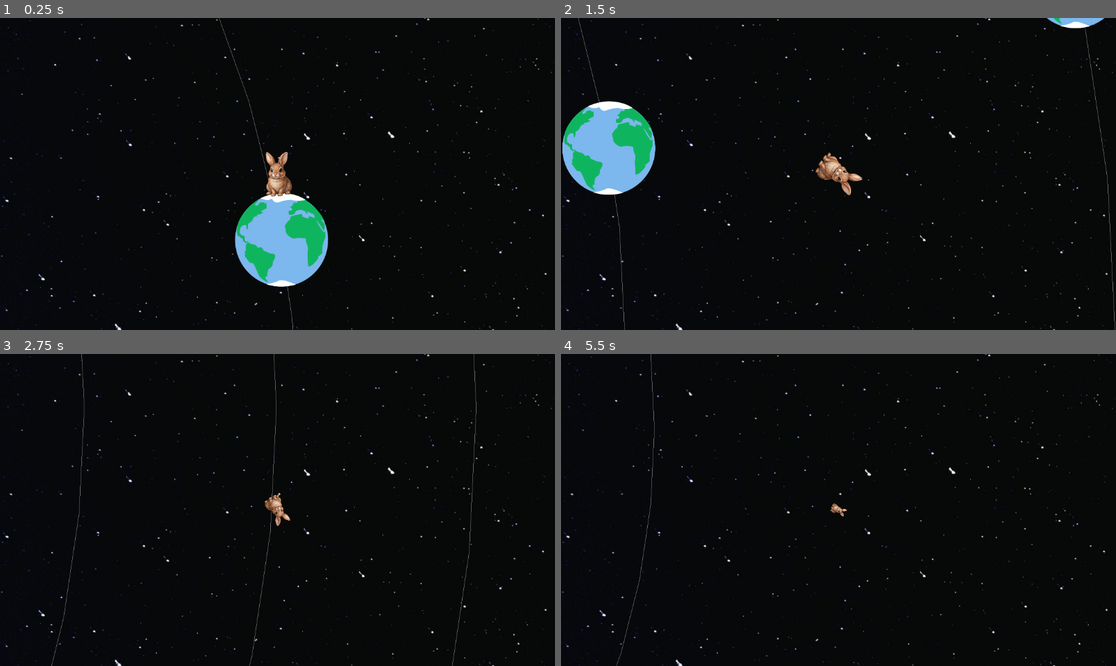
Above: before the commit, frames 1-4 (two rows, left to right).
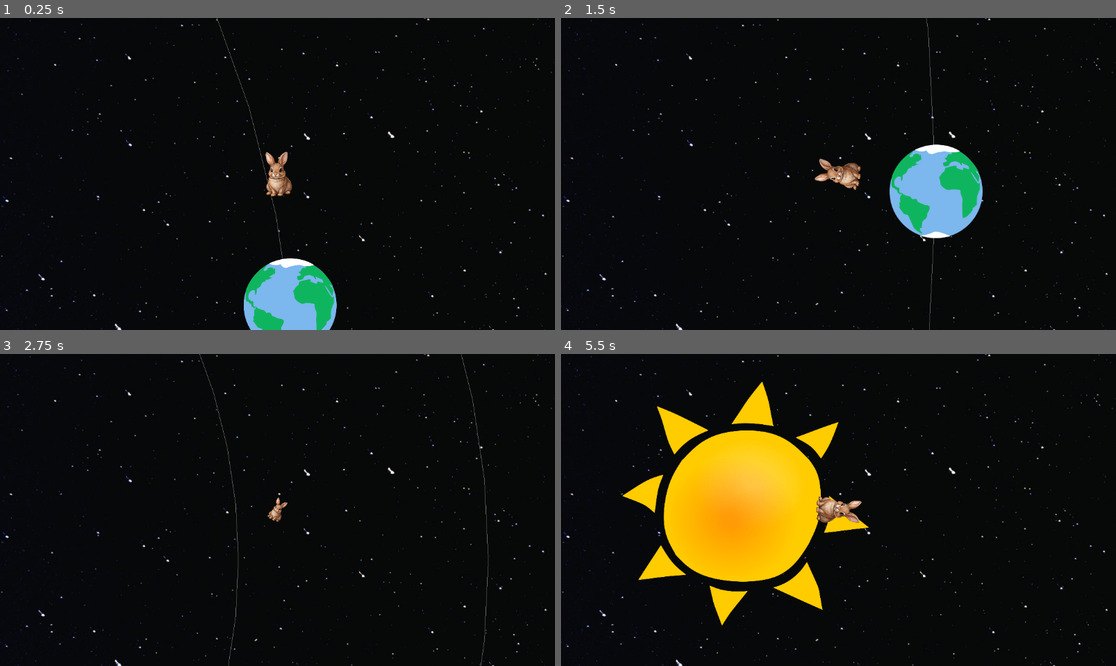
Above: after the commit, the same moments.

Repository: Dandandooo/planet-hopper
Game: Godot game, scene res://levels/level1.tscn
Same seed, same stepped clock (60 frames per second), same inputs: the game is played once before the commit and once after it.
Inputs (mouse positions are in pixels of both pictures, inside the frame that each line leads up to):
- Up to frame 1 (0.25 s): no input
- Up to frame 2 (1.5 s): tap Enter at 0.5, 0.6 s; move the mouse to (960, 158) at 0.52 s; hold Right (right) 0.53-1.28 s; click (960, 158) at 0.67 s; tap Space (jump) at 0.77 s; move the mouse to (727, 189) at 1.27 s; hold Left (left) from 1.28 s (still down); tap F at 1.35 s
- Up to frame 3 (2.75 s): tap Space (jump) at 1.52 s; move the mouse to (333, 441) at 2.02 s; release Left (left) at 2.03 s; hold Right (right) from 2.03 s (still down); tap Enter at 2.1 s
- Up to frame 4 (5.5 s): move the mouse to (810, 572) at 2.77 s; tap F at 2.85, 4.35 s; click (810, 572) at 2.92 s; tap Space (jump) at 3.02, 3.77, 4.52 s; move the mouse to (1005, 556) at 3.52 s; release Right (right) at 3.53 s; hold Left (left) from 3.53 s (still down); tap Enter at 3.6, 5.1 s; move the mouse to (672, 463) at 4.27 s; move the mouse to (866, 510) at 5.02 s; click (866, 510) at 5.17 s

The runs differ from the first frame. In frame 1, 6.3% of the frame differs, in the area x 39-61%, y 0-100%; in frame 2, 9.1%; in frame 3, 0.9%; in frame 4, 15%, in the area x 10-56%, y 0-100%.

Commit message:
actually orbiting

Diff:
--- a/components/planet.gd
+++ b/components/planet.gd
@@ -1,6 +1,21 @@
 class_name Planet
 extends Celestial
 
+var centroid: Vector2
+var orbit_speed: float
+
+func _ready() -> void:
+	var star = get_parent() as Star
+	if not star:
+		push_error("Planet object must be nested beneath star")
+
+	centroid = star.global_position
+	orbit_speed = star.orbit_speed
+
 # Called every frame. 'delta' is the elapsed time since the previous frame.
-#func _process(delta: float) -> void:
-	#pass
+func _process(delta: float) -> void:
+	var pos = global_position - centroid
+	var radius = pos.length()
+	var angle = atan2(pos.y, pos.x)
+	angle += orbit_speed / radius * delta
+	global_position = centroid + radius * Vector2(cos(angle), sin(angle))
--- a/components/star.gd
+++ b/components/star.gd
@@ -1,5 +1,8 @@
 class_name Star
 extends Celestial
+
+@export var orbit_speed: float = 500
+@export var planets_orbit: bool = true
 
 func _draw() -> void:
 	var planets: Array[Node] = find_children("*", "Planet")
--- a/components/wabbit.gd
+++ b/components/wabbit.gd
@@ -10,6 +10,8 @@
 var grav_const: float = 1e7
 var gravity_enabled: bool = true
 var current_planet: Celestial = null
+var current_planet_radius: float
+var current_planet_angle: float
 
 var planets: Array[Celestial]
 
@@ -48,6 +50,9 @@
 			double_jumps_remaining = double_jumps
 			velocity *= 0
 			current_planet = _nearest_planet()
+			var planet_vector = global_position - current_planet.global_position
+			current_planet_radius = planet_vector.length()
+			current_planet_angle = atan2(planet_vector.y, planet_vector.x)
 	else:
 		_walk(delta)
 		if Input.is_action_pressed(inputs.jump):
@@ -78,17 +83,13 @@
 
 func _walk(delta: float) -> void:
 	var walk = Input.get_axis(inputs.left, inputs.right)
-	var direction = Vector2(walk, 0.0).rotated(global_rotation)
-	#velocity = movespeed * direction
 
-	var pos: Vector2 = global_position - current_planet.global_position
-	var radius: float = pos.length()
-	var angle: float = atan2(pos.y, pos.x) + (movespeed * walk / radius)
+	current_planet_angle += movespeed * walk / current_planet_radius
 
-	global_rotation = angle + PI / 2
+	global_rotation = current_planet_angle + PI / 2
 	var new_pos = Vector2(
-		cos(angle) * radius + current_planet.global_position.x,
-		sin(angle) * radius + current_planet.global_position.y
+		cos(current_planet_angle) * current_planet_radius + current_planet.global_position.x,
+		sin(current_planet_angle) * current_planet_radius + current_planet.global_position.y
 	)
 
 	velocity = (new_pos - global_position) / delta
